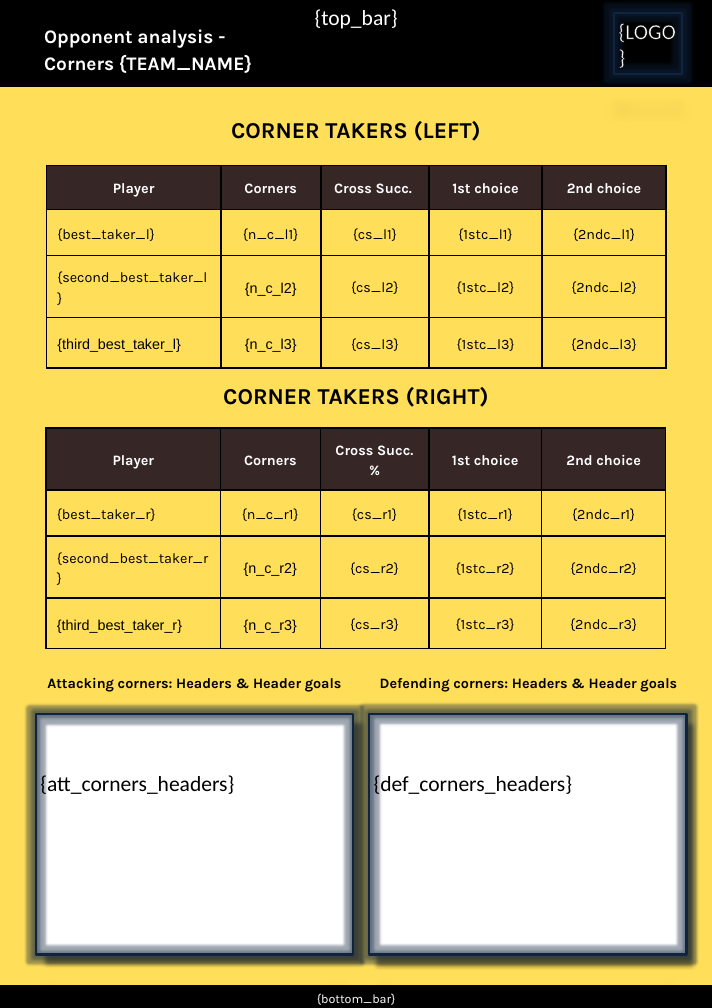
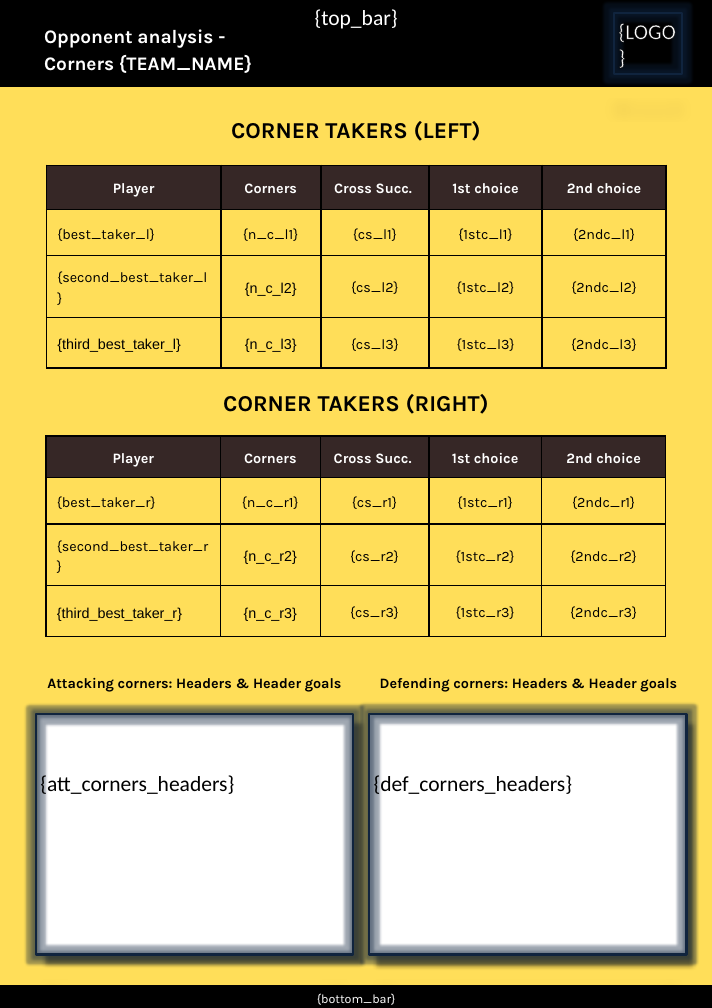
Before and after one commit to RoelandKramer/opp_analysis2, a slide deck: slide 2 of template_opp_analysis.pptx. Drawn at 712x1008 pixels with LibreOffice and Linux fonts; fonts in the diff are those of the drawing. Boxes give left, top, right and bottom in pixels: in the first picture for what was removed or moved away, otherwise in the second. Text is boxed around its words. In the diff, an @@ line names an element or a change of style, - is before the commit and + after.

```diff
--- a/template_opp_analysis.pptx
+++ b/template_opp_analysis.pptx
@@ text "CORNER TAKERS (RIGHT)" moved from (x1=223, y1=387, x2=489, y2=407) to (x1=223, y1=394, x2=489, y2=414) @@
@@ table at (x1=47, y1=436, x2=666, y2=625) @@
-row 1, column 3: Cross Succ. %
+row 1, column 3: Cross Succ.
@@ table resized from (x1=47, y1=428, x2=666, y2=637) to (x1=47, y1=436, x2=666, y2=625) @@
```
